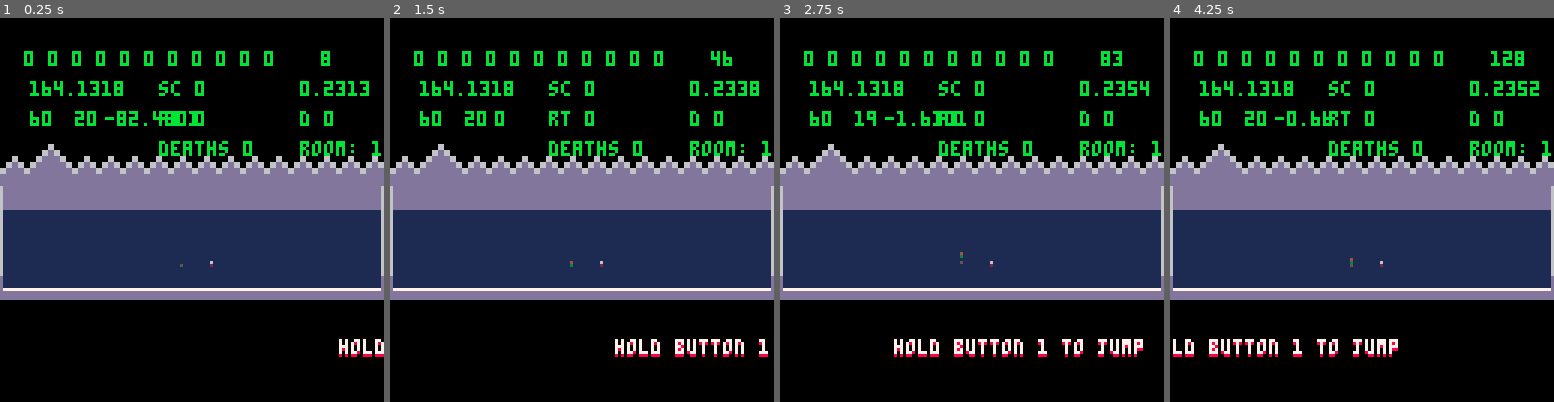
Above: before the commit, frames 1-4 (left to right).
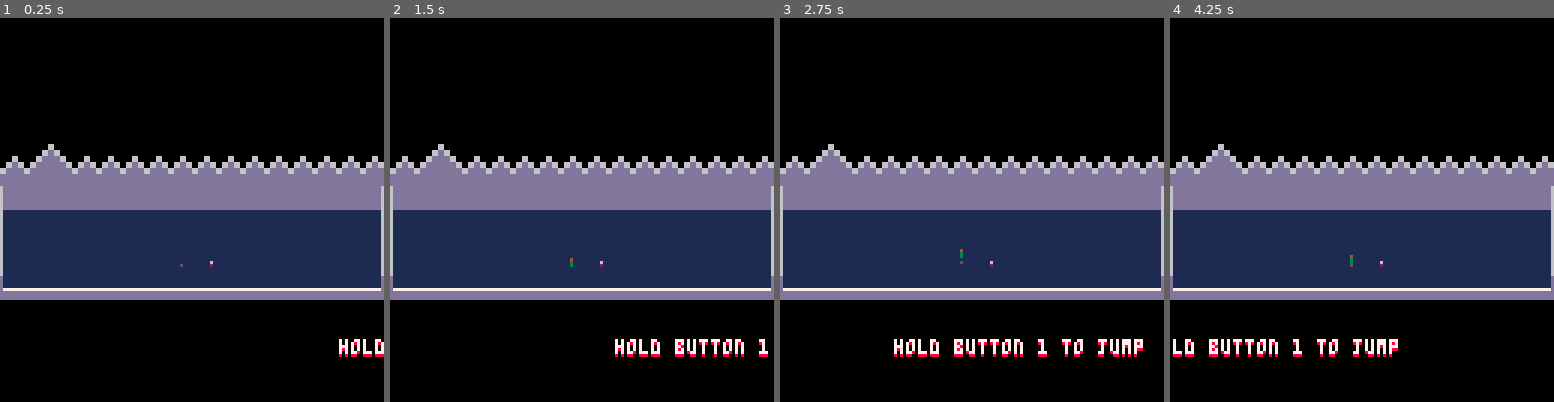
Above: after the commit, the same moments.

Repository: arnodick/tiny_parkour
Game: PICO-8 cartridge tinyp.p8
The game is run twice, just before and just after one commit, with the same random seed, the same clock (stepped at 60 frames per second) and the same inputs.
Inputs:
- Up to frame 1 (0.25 s): no input
- Up to frame 2 (1.5 s): tap X (X key) at 0.33, 1.07 s; tap O (Z key) at 0.7 s
- Up to frame 3 (2.75 s): tap O (Z key) at 1.7, 2.1, 2.5 s; tap X (X key) at 1.85 s; hold Up 2.15-2.42 s
- Up to frame 4 (4.25 s): tap O (Z key) every 0.4 s from 2.9 to 4.1 s; tap X (X key) at 2.97, 4.08 s; hold Down 3.63-3.97 s

The runs differ from the first frame. In frame 1, 3.5% of the frame differs, in the area x 6-100%, y 8-36%; in frame 2, 3.3%; in frame 3, 3.5%; in frame 4, 3.5%.

Commit message:
DONE!!!!(?) just need to import music

Diff:
--- a/tinyp.p8
+++ b/tinyp.p8
@@ -3,7 +3,7 @@
 __lua__
 --tiny parkour
 --by ashley pringle
-debug=true
+debug=false
 doff=0
 function items_i(r)
 if r==2 then
@@ -40,16 +40,10 @@
 	makeitem(	121,35, -5,1, 8, 9,       2, 0, 0, 0,1)--31 crossroad
 makeitem_s( 85,61, -4,1, 8, 9,83,61,14, 0, 0, 0,1)--32 s puzzle final
 	makeitem( 	58,48,  0,1, 8, 9,       0,32, 0, 0,1,5)--33 mid secret reveal
-makeitem_s( 36,49, -3,0, 8, 9,38,63, 0,32, 0, 0,0)--34 indy bridge
-makeitem_s(116,11,  0,0, 8, 9,125,11,0, 0, 0, 0,2)--35 inv bridge
-	makeitem(60,20,   	0,0, 8, 9,       0,31, 0, 0,1)--36 top to mid end
-	makeitem(116,2,   -4,0, 8,12,       4,0,  0, 0,1,10)--37 top standard
-
---	makeitem( 93,56,-mget(93,56),1,14,11,0,0,0,0,0)--31 post lof
---	makeitem(101,56,-mget(101,56),1,14,11,0,0,0,0,0)--35 post lof
---	makeitem( 95,56,-mget(95,56),1,14,11,0,0,0,0,0)--32 post lof
---	makeitem( 99,56,-mget(99,56),1,14,11,0,0,0,0,0)--34 post lof
---	makeitem_s( 97,58,-mget(97,58),1,14,11,0,0,0,0,0)--33 post lof
+makeitem_s( 36,49, -3,1, 8, 9,38,63, 0,32, 0, 0,0)--34 indy bridge
+makeitem_s(116,11,  0,1, 8, 9,125,11,0, 0, 0, 0,2)--35 inv bridge
+	makeitem(60,20,   	0,1, 8, 9,       0,31, 0, 0,1)--36 top to mid end
+	makeitem(116,2,   -4,1, 8,12,       4,0,  0, 0,1,10)--37 top standard
 
 	add(items,item_list[8])
 	add(items,item_list[18])
@@ -67,7 +61,7 @@
 	local ro=rooms[r]
 	if ro.gen==true then
 		player[1].z=-85
-		sfx(19,-1,0)
+		sfx(19)
 		ro.gen=false
 	end
 	for b=1,126 do for a=2,30 do mset(b,a,0) end end
@@ -78,6 +72,7 @@
 	doff=0
 	local ro=rooms[r]
 	if ro.gen==true then
+		music(0,0,1)
 		timer=0
 		makeclouds(14,3,rnd(10))
 		bubblei=200
@@ -90,7 +85,8 @@
 	for b=0,2 do
 		for a=0,2 do makebutton(49, 20,-11,0,13,5,57+b,37-a,0,8,-1,true) end
 	end
-	for a=1,2 do makebutton(45, 2, -4,  0,13,5,49, a,22,5,1,true) end
+--	for a=1,2 do makebutton(45, 2, -4,  0,13,5,49, a,22,5,1,true) end
+	makebutton(97,58, -203, 0,13,5,97,58,203,1,1,true)
 	makebutton(101, 0,-mget(101,0), 0,13,5,101,0,22,1,1,false)
 	makebutton(85, 0, -mget(85,0),  0,13,5,78, 0,22,4,1,false)
 	makebutton(87, 0, -mget(85,0),  0,13,5,71, 0,25,6,1,false)
@@ -124,6 +120,7 @@
 	makebutton(90,35,-mget(90,35),0,13,5,90,35,0,10,-1,false)
 	makebutton(97,35,-mget(97,35),0,13,5,97,35,0,10,-1,false)
 	for a=0,7 do makebutton(3 ,25,-3, 0,13,5,3, 25+a,0,12-a, -1,false) end
+--	makebutton_l(3,25,-3,0,13,5,3,25,0,12,-1,false,0,1,0,7)
 	for a=0,7 do makebutton(10,32,-3,0,13,5,10+a,32,0,12-a-flr(rnd(3)), -1,false) end
 	for a=0,4 do makebutton(12,22,-3,0,13,5,5+a,22,0,4+flr(rnd(4)), -1,true) end
 	makebutton(12,22,-3,0,13,5,5,23,0,2, -1,false)
@@ -163,6 +160,7 @@
 	makebutton_c(106,11,-8,0,0,0,108,11,8,1, 1,false,2,0,0,5)
 	makebutton_c( 76,20,-1,0,0,0, 75,20,2,1, 1,false,-1,0,1,10)
 
+	makebutton_l(45,2,-4,0,13,5,49,2,22,5,1,true,0,-1,0,2)
 	makebutton_l(42,1,-4,0,13,5,44,2,4,15,1,false,1,0,0,2)
 	makebutton_l(44,0,-22,0,13,5,122,1,8,30,1,true,1,0,1,4)
 	makebutton_l(99,0,-22,0,13,5,102,0,0,1,-1,false,-2,0,0,9)
@@ -235,11 +233,6 @@
 
 function makeexit(x,y,z,w)
 	local e=makeactor(x,y,z,w)
---	e.x=x
---	e.y=y
---	e.z=z
---	e.w=w
---	e.pressed=false
 	add(exits,e)
 end
 
@@ -280,12 +273,16 @@
 end
 
 function makefireworks(x,xo,y,yo)
-	sfx(20,0,-1)
+	sfx(20)
 	local x=flr(rnd(x)+xo) local y=flr(rnd(y)+yo)
 	for a=1,30 do
 		makepart(x,y,4,4,flr(rnd(15)))
 	end
 end
+
+--function makeflame(x,y,z,w,c1,c2)
+--	local f=makeactor(x,y,z,w,c1,c2)
+--end
 
 function makebubble(x,y,s,c)
 	local b={}
@@ -327,8 +324,6 @@
 	b.spd=spd
 	b.di=di
 	b.vis=vis
---	b.pressed=false
-	--b.n=#buttons
 	add(buttons,b)
 	return b
 end
@@ -344,19 +339,13 @@
 	b.xs=xs
 	b.ys=ys
 	b.zs=zs
---	b.pressed=false
 	b.switch=1
 	add(buttons_s,b)
 end
 
 function makebutton_p(x,y,z,w,v)
 	local b=makeactor(x,y,z,w,0,0)
---	b.x=x
---	b.y=y
---	b.z=z
---	b.w=w
 	b.v=v
---	b.pressed=false
 	add(buttons_p,b)
 end
 
@@ -380,32 +369,18 @@
 
 function maketele(x,y,z,w,xt,yt)
 	local t=makeactor(x,y,z,w)
---	t.x=x
---	t.y=y
---	t.z=z
---	t.w=w
 	t.xt=xt
 	t.yt=yt
---	t.pressed=false
 	add(teles,t)
 end
 
 function makefinish(x,y,z)
 	local e=makeactor(x,y,z)
---	e.x=x
---	e.y=y
---	e.z=z
---	e.pressed=false
 	add(finish,e)
 end
 
 function makeending(x,y,z)
 	local e=makeactor(x,y,z,0)
---	e.x=x
---	e.y=y
---	e.z=z
---	e.w=0
---	e.pressed=false
 	add(ending,e)
 end
 
@@ -449,7 +424,7 @@
 end
 
 function doplayer(p)
-	--if p.z==-15 then music(0,0,1) end
+	if p.z==-15 then music(0,0,1) end
 	--if p.z>15 then music(-1,0,1) end
 	local r=rooms[room]
 	p.xspeed=0 p.yspeed=0
@@ -466,18 +441,18 @@
 	if p.z>=-gh then
 	 --can jump
 	 if p.ground>0 then
-			if(btnp(4,p.id)) then p.zspeed=p.speed sfx(3,-1) end
+			if(btnp(4,p.id)) then p.zspeed=p.speed sfx(3) end
 		end
 		--if hit bottom, die
 		if r.flc==0 then
 			if gh==0 then
 				deaths+=1
 				dset(63,dget(63)+1)
-				sfx(2,2)
+				sfx(2)
 				if #bubbles>bubblei+6 then while #bubbles>bubblei do bubbles[#bubbles]=nil end end
 				--if #bubbles>bubblei+6 then while #bubbles>bubblei do del(bubbles,bubbles[#bubbles]) end end
 				makebubble(p.x,p.y,rnd(0.1)+0.1,p.c1)
-				makebubble(p.x,p.y,rnd(0.1)+0.1,p.c2)
+				for a=0,1 do makebubble(p.x,p.y,rnd(0.1)+0.1,p.c2) end
 
  			for k,v in pairs(parts) do parts[k]=nil end
 	 		for a=1,30 do makepart(player[1].x,player[1].y-mget(player[1].x,player[1].y),3,3,player[1].c2) end
@@ -509,8 +484,8 @@
 	if i.x==flr(p.x) and i.y==flr(p.y) and (flr(i.z)==flr(p.z) or flr(i.z)==flr(p.z-1)) then
 		score+=i.v
 		for a=1,20 do makepart(i.x,i.y+i.z,1,1,i.c1) end
-		if i.v==0 then sfx(4,-1)
-		else sfx(6+score,-1) end
+		if i.v==0 then sfx(4)
+		else sfx(6+score) end
 		rooms[room].px=i.xs rooms[room].py=i.ys
 		local ic={}
 		ic[1]=i.ic1
@@ -565,7 +540,7 @@
 		if b.pressed==false then
 			b.pressed=true
 			b.vis=false
-			sfx(6,-1)
+			sfx(6)
 			return b.pressed
 		end
 	end
@@ -579,7 +554,7 @@
 			local h=mget(b.px,b.py)
 			if h!=b.pz then
 				mset(b.px,b.py,h+b.di)
-				sfx(5,-1)
+				sfx(5)
 			else return true
 			end
 		end
@@ -595,7 +570,7 @@
 	end
 	if b.pressed==true then
 		if timer%40==0 then
-			sfx(5,-1)
+			sfx(5)
 			local sw=b.switch
 			for x=0,b.c-1 do
 				for y=0,b.r-1 do
@@ -648,7 +623,7 @@
 				local h=mget(b.px+a*b.xd,b.py+a*b.yd)
 				if h!=b.pz+a*b.zd then
 					mset(b.px+a*b.xd,b.py+a*b.yd,h+b.di)
-					sfx(5,-1)
+					sfx(5)
 				end
 			end
 		end
@@ -659,7 +634,7 @@
 	local b=dobuttonpress(t)
 	if b==true then
 		local p=player[1]
-		sfx(12,-1)
+		sfx(12)
 		p.x=t.xt p.y=t.yt p.z=-100
 		p.zspeed=0
 		for a=0,50 do makepart(p.x,p.y+p.z,4,4,rnd(15)) end
@@ -672,6 +647,13 @@
 		if dget(a)==0 then return false end
 	end
 	return true
+end
+
+function inttotime(t)
+	local m=flr((t/30)/60)
+	local s=(t/30)-m*60
+	local z="" if s<10 then z="0" end
+	return m..":"..z..s
 end
 
 function changeroom(ro)
@@ -707,15 +689,13 @@
 
 function doexit(e)
 	p=dobuttonpress(e)
---	if e.pressed==true then
-		if p==true then
-			sfx(12,0,-1)
-			for k,v in pairs(parts) do parts[k]=nil end
-			for a=1,20 do makepart(e.x,e.y-20,1,1,flr(rnd(6))) end
-			for k,v in pairs(player) do player[k]=nil end
-			rtimer=timer
-		end
---	end
+	if p==true then
+		sfx(12)
+		for k,v in pairs(parts) do parts[k]=nil end
+		for a=1,20 do makepart(e.x,e.y-20,1,1,flr(rnd(6))) end
+		for k,v in pairs(player) do player[k]=nil end
+		rtimer=timer
+	end
 end
 
 function doprogress(s,i)--i:add ethereal flames
@@ -744,10 +724,10 @@
 	makebutton(97,59,-16,0,13,5,96,59,h+2,2,1,false)
 	makebutton(97,59,-16,0,13,5,98,58,h+2,2,1,false)
 	makebutton(97,59,-16,0,13,5,96,58,h+2,2,1,false)
-	makebutton(97,59,-16,0,13,5,95,56,h+6,2,1,false)
-	makebutton(97,59,-16,0,13,5,99,56,h+6,2,1,false)
-	makebutton(97,59,-16,0,13,5,93,56,h+6,2,1,false)
-	makebutton(97,59,-16,0,13,5,101,56,h+6,2,1,false)
+	makebutton(97,59,-16,0,13,5,95,56,h+55,2,1,false)
+	makebutton(97,59,-16,0,13,5,99,56,h+55,2,1,false)
+	makebutton(97,59,-16,0,13,5,93,56,h+55,2,1,false)
+	makebutton(97,59,-16,0,13,5,101,56,h+55,2,1,false)
 	end
 end
 
@@ -757,20 +737,27 @@
 	if p==true then
 		for k,v in pairs(items) do items[k]=nil end
 		dset(route-1,dget(route-1)+1)
+		timescore=timer
+		local hs=dget(10+route)
+		if timescore<hs or hs==0 then
+			dset(10+route,timescore)
+		end
 		makeboss(45,58,-r.h*2.5)
 	end
 end
 
 function doboss(b)
+	local done=false
 	if winner()!=true then
 		if player[1]!=nil then
 			b.x=b.xs+cos(timer*1/40)*3
 			b.z=b.zs+sin(timer*1/70)*10
 			if b.r<20 then b.r+=0.5 end
-			if timer-b.t==b.ti then b.eh=0.4 sfx(18,-1,0) end
+			if timer-b.t==b.ti then b.eh=0.4 sfx(18,3) end
 			if timer-b.t==b.tk then
-				timescore=timer
-				sfx(20,0,-1)
+				sfx(-1,3)
+				music(-1)
+				sfx(20)
 				for k,v in pairs(parts) do parts[k]=nil end
 				for a=1,20 do makepart(player[1].x,player[1].y+player[1].z,1,1,flr(rnd(6))) end
 				for k,v in pairs(player) do player[k]=nil end
@@ -779,10 +766,7 @@
 			if parts[1]==nil then
 			b.r-=1
 			if b.r<=0 then
-				room=3
-				makeroom(127,31,0,0,0,0x2000,0x0000,4096,0,0)--menu
-				changeroom(room)
-				for b=0,127 do for a=0,31 do mset(b,a,0) end end
+				done=true
 			end
 			end
 		end
@@ -793,13 +777,18 @@
 			makefireworks(40,b.x-20,40,b.z-20)
 		end
 		if b.z>-70 then
-			timescore=timer
 			for k,v in pairs(player) do player[k]=nil end
-			room=3
-			makeroom(127,31,0,0,0,0x2000,0x0000,4096,0,0)--menu
-			changeroom(room)
-			for b=0,127 do for a=0,31 do mset(b,a,0) end end
-		end
+			done=true
+		end
+	end
+	if done==true then
+		--for k,v in pairs(parts) do parts[k]=nil end
+		for k,v in pairs(player) do player[k]=nil end
+		--for k,v in pairs(boss) do boss[k]=nil end
+		room=3
+		makeroom(127,31,0,0,0,0x2000,0x0000,4096,0,0)--menu
+		changeroom(room)
+		for b=0,127 do for a=0,31 do mset(b,a,0) end end
 	end
 end
 
@@ -811,7 +800,7 @@
 	if btnp(4) then
 		if m.sel==0 then--continue
 			makeplayer(r.px,r.py,10,1,14-flr(rnd(2))*10,3+flr(rnd(2))*9,ps) --0.5
-			sfx(12,-1)
+			sfx(12)
 			for a=1,40 do makepart(player[1].x,player[1].y-mget(player[1].x,player[1].y),1,1,flr(rnd(6))) end
 	 	reload(r.dest,r.src,r.len)
 	 	for k,v in pairs(finish) do finish[k]=nil end
@@ -847,13 +836,15 @@
 end
 
 function drawactor(a)
---	if player[1]!=nil then
 if a.vis!=false then
+-- pset(a.x,a.y-mget(a.x,a.y),5)
+-- pset(a.x,a.y+a.z,a.c2)
+-- pset(a.x,a.y-1+a.z,a.c1)
+
  pset(a.x,a.y-mget(a.x,a.y),5)
- pset(a.x,a.y+a.z,a.c2)
- pset(a.x,a.y-1+a.z,a.c1)
-end
--- end
+ line(a.x,a.y+a.z,a.x,a.y+a.z-a.w,a.c2)
+ pset(a.x,a.y+a.z-(a.w+1),a.c1)
+end
 end
 
 function drawsky(r)
@@ -868,8 +859,6 @@
 		local cdist=180
 		local sp=4
 		for a=1,#cloudy do
-		--rectfill((timer/sp)%cdist+8-cloudx[a],-25-cloudy[a],(timer/sp)%cdist+8-cloudx[a]-30,-25-cloudy[a]-30,5)
-		--rectfill((timer/clouds[a])%cdist+cloudx[a],cloudy[a],(timer/clouds[a])%cdist+cloudx[a]-30,cloudy[a]-10,5)
 		line((timer/clouds[a])%cdist,cloudy[a],(timer/clouds[a])%cdist-30,cloudy[a]-cloudh[a],5)
 		line((timer/clouds[a])%cdist,cloudy[a],(timer/clouds[a])%cdist-30,cloudy[a]-cloudh[a]-1,5)
 		end
@@ -877,10 +866,11 @@
 
 		local sp=3
 		line(((timer/sp)%cdist)+8-40,-41,((timer/sp)%cdist)-8,-40,7)
-		line(((timer/sp)%cdist)+3-40,-40,((timer/sp)%cdist),-39,7)
+		line(((timer/sp)%cdist)+3-40,-40,((timer/sp)%cdist)  ,-39,7)
 		line(((timer/sp)%cdist)+5-40,-39,((timer/sp)%cdist)-5,-39,6)
 
-		sp=2	line(((timer/sp)%cdist)+6-20,-43,((timer/sp)%cdist)-6,-43,7)
+		sp=2
+		line(((timer/sp)%cdist)+6-20,-43,((timer/sp)%cdist)-6,-43,7)
 		line(((timer/sp)%cdist)+3-20,-42,((timer/sp)%cdist),-42,7)
 		line(((timer/sp)%cdist)+5-20,-41,((timer/sp)%cdist)-5,-41,6)
 
@@ -889,17 +879,21 @@
 		line(((timer/sp)%cdist)+5-15,-38,((timer/sp)%cdist)-5,-38,6)
 
 		foreach(bubbles,drawpart)--disintegrating sea
-		if timer%thunder==0 then pal(0,7,-1) sfx(13,-1) thunder=200+flr(rnd(1000))--thunder
+		if timer%thunder==0 then pal(0,7,-1) sfx(13) thunder=200+flr(rnd(1000))--thunder
 		else pal()
 		end
+		--for a=0,4 do line(93+a*2,i+52-(a%2)*2,93+a*2,i-47,12) end
+		--for a=1,score do line(93+a*2,-52,93+a*2,-47,3) end
 	end
 	if r==3 then
-		local m=flr((timescore/30)/60)
-		local s=(timescore/30)-m*60
-		local z="" if s<10 then z="0" end
+--		local m=flr((timescore/30)/60)
+--		local s=(timescore/30)-m*60
+--		local z="" if s<10 then z="0" end
 		print("route "..route,20,21,7)
-		print("time: "..m..":"..z..s,20,31,7)
-		print("deaths: "..deaths,20,41,7)
+--		print("time: "..m..":"..z..s,20,31,7)
+		print("time: "..inttotime(timescore),20,31,7)
+		print("best time: "..inttotime(dget(10+route)),20,41,7)
+		print("deaths: "..deaths,20,51,7)
 		print("press button to continue",20,61,8)
 		if btnp(4) then
 			del(rooms,rooms[3])
@@ -922,34 +916,53 @@
 	return c
 end
 
-function drawbutton(b)
-	if b.vis==true then
-		pset(b.x,b.y+b.z-1,b.c1)
-		if b.pressed==false then
-			pset(b.x,b.y+b.z,b.c2)
-		end
-	end
-end
+--function drawbutton(b)
+--	if b.vis==true then
+--		pset(b.x,b.y+b.z-1,b.c1)
+--		pset(b.x,b.y+b.z,b.c2)
+--	end
+--end
 
 function drawpart(p)
 	pset(p.x,p.y,p.c)
 end
 
-function drawitem(i)
- pset(i.x,i.y-mget(i.x,i.y),5)
- line(i.x,i.y+i.z,i.x,i.y-1+i.z,i.c1)
- pset(i.x,i.y-2+i.z,i.c2)
- if debug==true then
-	print(i.n+1,i.x,i.y,4)
-	print(i.v,i.x+8,i.y,3)
-	print(i.r,i.x,i.y+6,3)
-	end
-end
+--function drawitem(i)
+-- pset(i.x,i.y-mget(i.x,i.y),5)
+-- line(i.x,i.y+i.z-1,i.x,i.y+i.z+i.w-1,i.c1)
+-- pset(i.x,i.y-i.w-1+i.z,i.c2)
+
+-- pset(i.x,i.y-mget(i.x,i.y),5)
+-- line(i.x,i.y+i.z,i.x,i.y+i.z-i.w,i.c2)
+-- pset(i.x,i.y+i.z-i.w,i.c1)
+ --pset(i.x,i.y+i.z,i.c2)
+
+-- if debug==true then
+--	print(i.n+1,i.x,i.y,4)
+--	print(i.v,i.x+8,i.y,3)
+--	print(i.r,i.x,i.y+6,3)
+--	end
+--end
 
 function drawfinish(e)
 	local i=-mget(97,59)
+	if timer%7==0 then
+	pal(12,12-(timer%3)*2,1)
+	end
 	for a=0,4 do line(93+a*2,i+52-(a%2)*2,93+a*2,i-47,12) end
 	--if timer%5==0 then pal(12,13,1) else pal() end
+	for a=1,score do
+--			line(91+a*2,37+(a%2)*2,(91+a*2+cos(timer/30)*1.5),33+(a%2)*2,3)
+--			line(90+a*2,36+(a%2)*2,(91+a*2+cos(timer/30)*1.5),33+(a%2)*2,11)
+--			line(92+a*2,36+(a%2)*2,(91+a*2+cos(timer/30)*1.5),33+(a%2)*2,11)
+		local yp=56 if a==3 then yp+=2 end
+		local x=91+a*2 local y=yp-3-mget(91+a*2,yp)
+		local sway=cos(timer/30)*1.1
+		line(x  ,y,  x+sway,y-3,3)
+		line(x-1,y-1,x+sway,y-3,11)
+		line(x+1,y-1,x+sway,y-3,11)
+	end
+
 end
 
 function drawboss(b)
@@ -1063,6 +1076,7 @@
 		end
 		if p!=nil then
 		if flr(p.y)==y then
+			--drawactor(p)
 			drawactor(p)
 		end
 		end
@@ -1074,20 +1088,25 @@
 	end
 
 
-	foreach(buttons,drawbutton)
-	foreach(buttons_l,drawbutton)
-	foreach(items,drawitem)
+--	foreach(buttons,drawbutton)
+	foreach(buttons,drawactor)
+	foreach(buttons_l,drawactor)
+--	foreach(items,drawitem)
+	foreach(items,drawactor)
 	foreach(finish,drawfinish)
+--	if room==2 then
+--	end
 	foreach(boss,drawboss)
 	foreach(parts,drawpart)
 	foreach(menus,drawmenu)
 	--debug
 	if debug==true then
-		for a=0,10 do print(dget(a),r.w/2-55+a*8,cam+r.h-50+doff,11) end
-		print(timer,r.w-20,cam+r.h-50+doff,11)
+--		for a=0,10 do print(dget(a),r.w/2-55+a*8,cam+r.h-50+doff,11) end
+--		for a=1,11 do print(dget(10+a),r.w/2-55+a*8,cam+r.h-30+doff+a*8,11) end
+--		print(timer,r.w-20,cam+r.h-50+doff,11)
 		print(stat(0),10,cam+r.h-40+doff,11)
 		print(stat(1),r.w-27,cam+r.h-40+doff,11)
-		print("room: "..room,r.w-27,cam+r.h-20+doff,11)
+--		print("room: "..room,r.w-27,cam+r.h-20+doff,11)
 		if p!=nil then
 		print(p.x,10,cam+r.h-30+doff,11)
 		print(p.y,25,cam+r.h-30+doff,11)
@@ -1097,10 +1116,12 @@
 		print("sc "..score,r.w/2-10,cam+r.h-40+doff,11)
 		print("rt "..route,r.w/2-10,cam+r.h-30+doff,11)
 --		print("rtimer "..rtimer,10,cam+r.h-20+doff,11)
-		print("deaths "..deaths,53,cam+r.h-20+doff,11)
+--		print("cam "..cam,10,cam+r.h-20+doff,11)
+--		print("deaths "..deaths,53,cam+r.h-20+doff,11)
 --		print(win,53,cam+r.h-10+doff,11)
 --		print("timescore "..timescore,53,cam+r.h-10+doff,11)
-		print("d "..dget(63),100,cam+r.h-30+doff,11)
+--		print("d "..dget(63),100,cam+r.h-30+doff,11)
+--		print("press button to continue",20,-100,8)
 --		print(#items,10,-10,11)
 --		print(#item_list,20,-10,11)=
 --		print(#ending,20,-10,11)
@@ -1113,13 +1134,16 @@
 	local r=rooms[room]
 	local p=player[1]
 	if room==1 then
+		if p!=nil then
+		if p.y<1 then p.y=1 end
+		end
 		if start==0 then
 			if flr(p.x)==70 and flr(p.y)==20 and flr(p.z)==0 then
 				reload(r.dest,r.src,r.len)
 				start=1
 				tut_bot=4 tut_top=10
 				tut_c=tut_bot
-				add(items,makeitem(17,1,-20,0,8,9,4,0,0,0,0,0))
+				add(items,makeitem(17,1,-20,1,8,9,4,0,0,0,0,0))
 				maketele(56,2,0,3,61,5)
 				maketele(98,1,0,4,104,5)
 			end
@@ -1147,7 +1171,7 @@
 
 	if room==2 then
 		if timer==60 then
-			sfx(12,-1)
+			sfx(12)
 			makeplayer(r.px,r.py,10,1,14-flr(rnd(2))*10,3+flr(rnd(2))*9,ps) --0.5
 			for a=1,40 do makepart(r.px,r.py-4,1,1,flr(rnd(6))) end
 		end
@@ -1180,6 +1204,7 @@
 	if p.z<-120 then cam=-r.h*2 camera(0,cam) end
 	if p.z<-190 then cam=-r.h*3.5 camera(0,cam) end
 	if room==1 then cam=-r.h*2 camera(0,cam) end
+	if room==3 then cam=-31 camera(0,cam) end
 	end
 
 	timer+=1
Not shown, changed: the music (__music__) section of tinyp.p8
Not shown, changed: the sound effects (__sfx__) section of tinyp.p8
